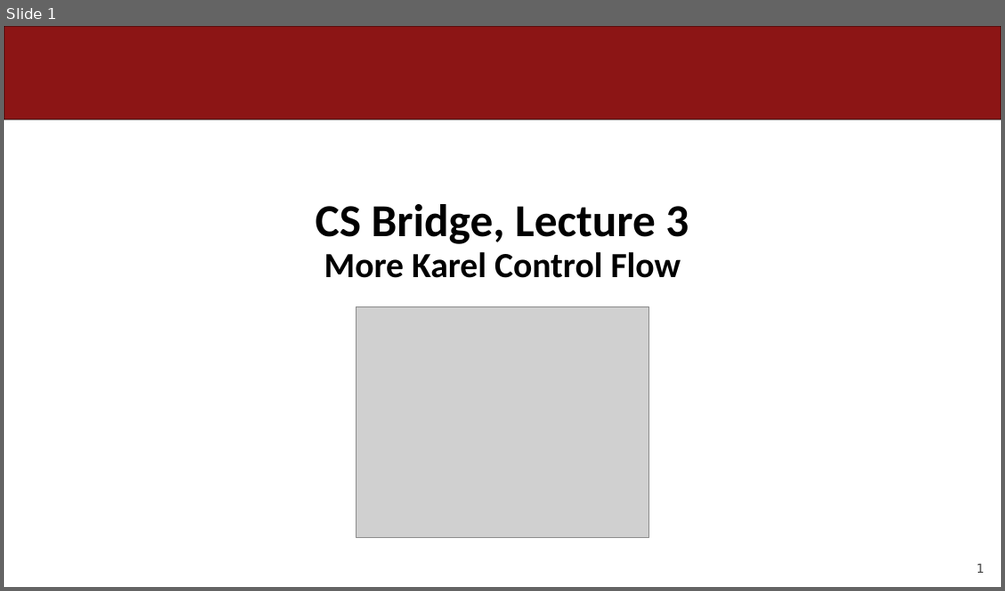
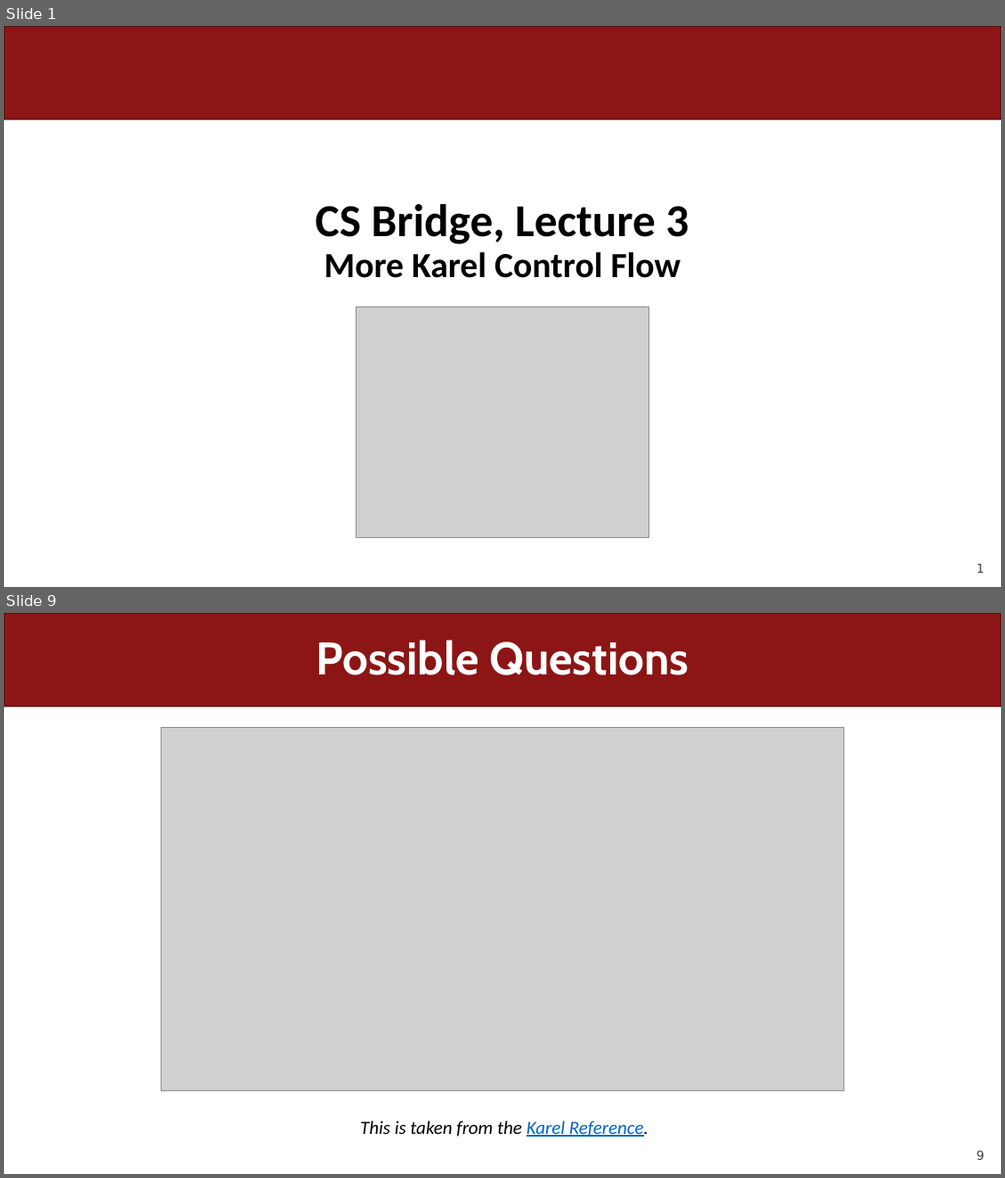
Before and after one commit to csbridge/csbridge2020, a slide deck: docs/slides/Lecture3.pptx. Shown one above the other, each under a label of ours: slide 1 before the commit, slides 1 and 9 after it; the slides between them are not shown. The pictures are 1005x591 and 1005x1178 pixels, drawn with LibreOffice and Linux fonts; fonts in the diff are those of the drawing; grey boxes stand for pictures. Boxes give left, top, right and bottom in pixels: in the first picture for what was removed or moved away, otherwise in the second. Text is boxed around its words. In the diff, an @@ line names an element or a change of style, - is before the commit and + after.

```diff
--- a/docs/slides/Lecture3.pptx
+++ b/docs/slides/Lecture3.pptx
@@ slide 9 added at [4,613,1001,1174], background #FFFFFF; not listed: 2 template elements that a slide beside it also shows @@
@@ title added at [316,640,688,675], 44 pt, text #FFFFFF, bold @@
+Possible Questions
@@ picture added at [161,728,844,1090] @@
@@ text added at [360,1120,648,1136], 18 pt, text #000000, italic @@
+This is taken from the Karel Reference.
```
Also in this commit, not shown: 3 slides changed, 49 other slides added, 2 other files.
